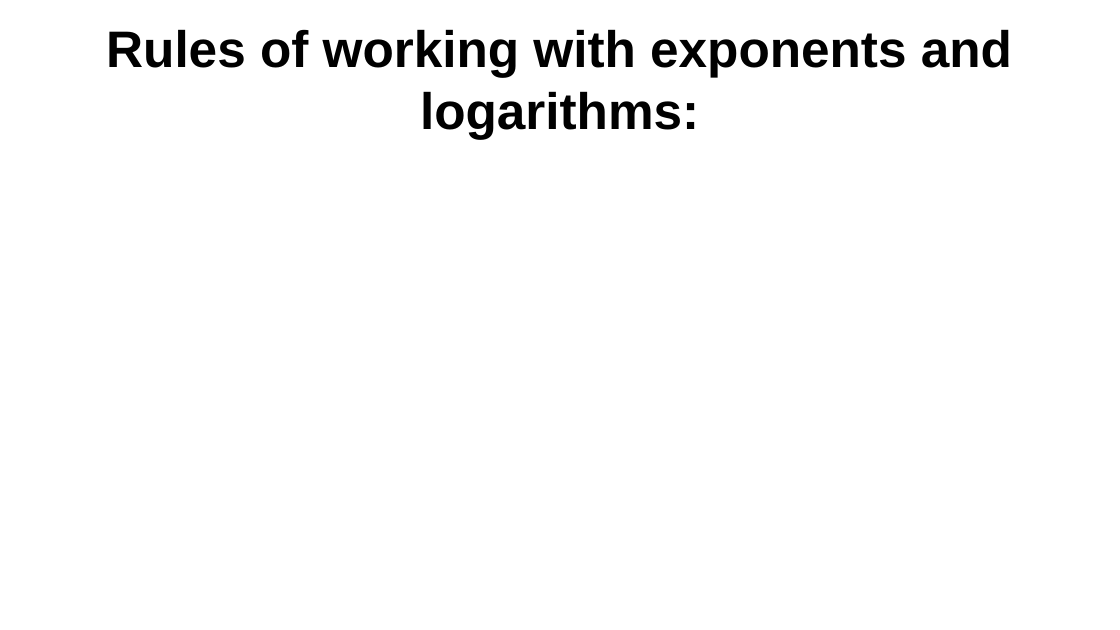
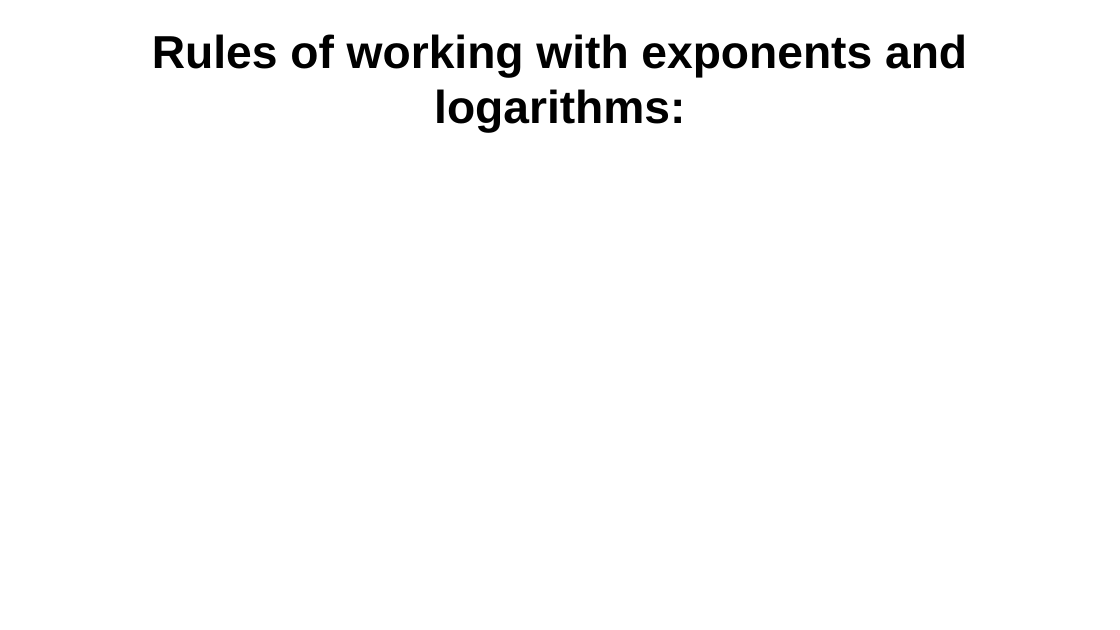
Before and after one commit to Aariq/ecological-stats, a slide deck: slide 14 of lectures/2-likelihood-slide-rev.pptx (slide 16 before the commit). Drawn at 1120x630 pixels with LibreOffice and Linux fonts; fonts in the diff are those of the drawing; grey boxes stand for pictures. Boxes give left, top, right and bottom in pixels: in the first picture for what was removed or moved away, otherwise in the second. Text is boxed around its words. In the diff, an @@ line names an element or a change of style, - is before the commit and + after.

```diff
--- a/lectures/2-likelihood-slide-rev.pptx
+++ b/lectures/2-likelihood-slide-rev.pptx
@@ title "Rules of working with exponents ..." at (152,34,967,133): size 44 to 39.6 pt @@
```
Also in this commit, not shown: 4 other slides changed, 3 slides added, 5 slides removed, 4 other files.
